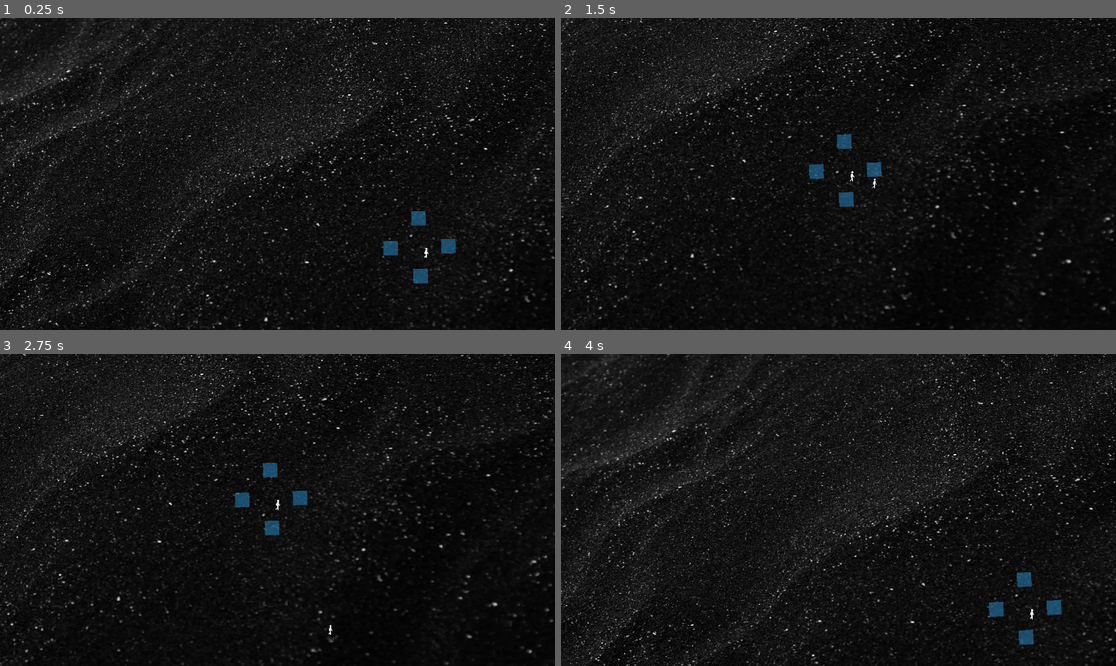
Above: before the commit, frames 1-4 (two rows, left to right).
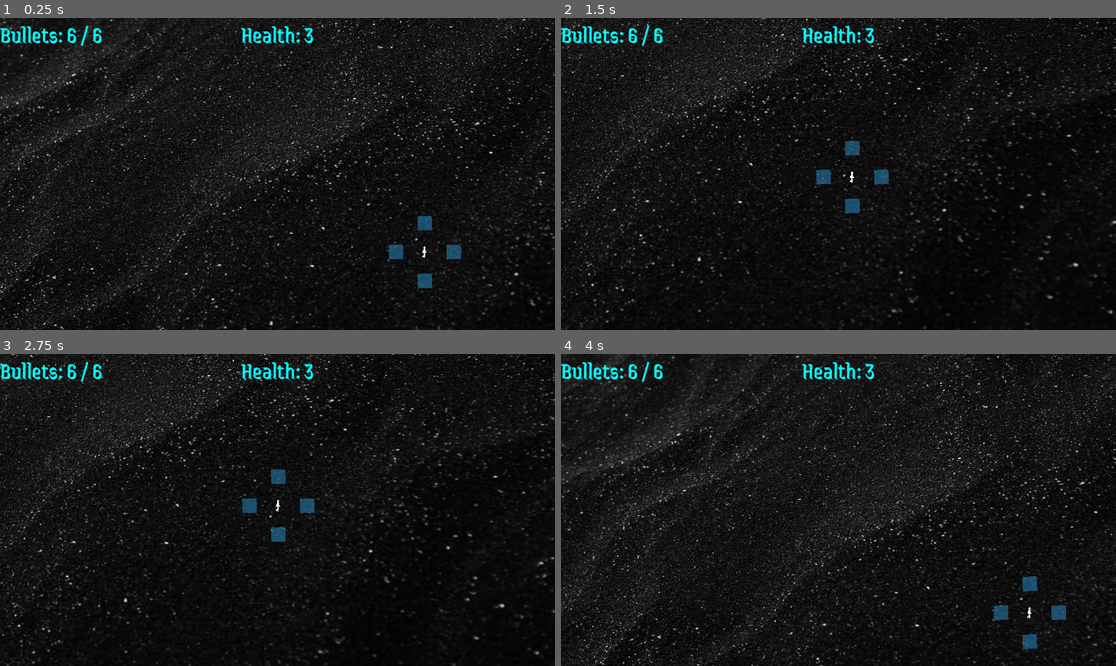
Above: after the commit, the same moments.

Repository: knandakumar25/PointAndClickRPGGame
Game: Godot game, scene res://BeachScene1.tscn
The game is run twice, just before and just after one commit, with the same random seed, the same clock (stepped at 60 frames per second) and the same inputs. This scene is started directly instead of the project's main scene.
Inputs (mouse positions are in pixels of both pictures, inside the frame that each line leads up to):
- Up to frame 1 (0.25 s): no input
- Up to frame 2 (1.5 s): tap Enter (ui_accept) at 0.5, 0.77 s; move the mouse to (844, 186) at 0.52 s; click (844, 186) at 0.6 s; move the mouse to (910, 192) at 1.27 s; click (910, 192) at 1.35 s
- Up to frame 3 (2.75 s): tap Enter (ui_accept) at 1.52 s; move the mouse to (321, 556) at 2.02 s; click (321, 556) at 2.1 s
- Up to frame 4 (4 s): move the mouse to (832, 469) at 2.77 s; click (832, 469) at 2.85 s; tap Enter (ui_accept) at 3.02, 3.77 s; move the mouse to (1005, 556) at 3.52 s; click (1005, 556) at 3.6 s

The runs differ from the first frame. In frame 1, 15% of the frame differs, in the area x 0-100%, y 0-100%; in frame 2, 10%; in frame 3, 11%; in frame 4, 15%.

Commit message:
updating enemy and bullet functionaltiy as well as ui stuff

Diff:
--- a/BeachScene1.tscn
+++ b/BeachScene1.tscn
@@ -13,6 +13,8 @@
 "points": PackedVector2Array(0, 0, 0, 0, 1129, 623, 0, 0, 0, 0, 1110, 66, 0, 0, 0, 0, 908, 73, 0, 0, 0, 0, 903, 611, 0, …(210 unchanged characters)…
 }
 point_count = 14
+
+[sub_resource type="CircleShape2D" id="CircleShape2D_efg7e"]
 
 [sub_resource type="CircleShape2D" id="CircleShape2D_1nxyk"]
 
@@ -44,30 +46,50 @@
 rotation = -1.60489
 script = ExtResource("3_vpte3")
 
-[node name="Player" type="Sprite2D" parent="Path2D/PathFollow2D"]
-position = Vector2(-12.5044, 14.5822)
-rotation = 1.58224
+[node name="Player" type="Area2D" parent="Path2D/PathFollow2D"]
+rotation = 1.5708
 scale = Vector2(0.058904, 0.0527825)
 skew = -0.0117593
-texture = ExtResource("2_w0h7e")
 script = ExtResource("4_5v6uy")
 
+[node name="Sprite2D" type="Sprite2D" parent="Path2D/PathFollow2D/Player"]
+texture = ExtResource("2_w0h7e")
+
+[node name="CollisionShape2D" type="CollisionShape2D" parent="Path2D/PathFollow2D/Player"]
+shape = SubResource("CircleShape2D_efg7e")
+
 [node name="Crew" type="Area2D" parent="Path2D/PathFollow2D"]
-position = Vector2(-12.5044, 14.5823)
-rotation = 1.58224
 scale = Vector2(0.058904, 0.0527825)
 skew = -0.0117593
 script = ExtResource("5_yeycg")
 
 [node name="Sprite2D" type="Sprite2D" parent="Path2D/PathFollow2D/Crew"]
+rotation = 1.5708
 texture = ExtResource("2_w0h7e")
 
 [node name="CollisionShape2D" type="CollisionShape2D" parent="Path2D/PathFollow2D/Crew"]
 shape = SubResource("CircleShape2D_1nxyk")
 
 [node name="Center" type="Area2D" parent="Path2D/PathFollow2D"]
-position = Vector2(661.127, -1107.1)
-rotation = 1.60489
 
 [node name="CollisionShape2D" type="CollisionShape2D" parent="Path2D/PathFollow2D/Center"]
 shape = SubResource("CircleShape2D_lp4ol")
+
+[node name="CanvasLayer" type="CanvasLayer" parent="."]
+
+[node name="BulletLabel" type="Label" parent="CanvasLayer"]
+offset_left = 0.00012207
+offset_top = -0.00012207
+offset_right = 273.0
+offset_bottom = 68.9999
+theme_override_colors/font_color = Color(0, 1, 1, 1)
+theme_override_font_sizes/font_size = 50
+text = "Testing 123"
+
+[node name="HealthLabel" type="Label" parent="CanvasLayer"]
+offset_left = 500.0
+offset_right = 773.0
+offset_bottom = 69.0
+theme_override_colors/font_color = Color(0, 1, 1, 1)
+theme_override_font_sizes/font_size = 50
+text = "Testing 123"
--- a/crew.gd
+++ b/crew.gd
@@ -1,10 +1,11 @@
 extends Area2D
 
+@onready var health_label: Label = $"../../../CanvasLayer/HealthLabel"
 @onready var parent = get_parent() as PathFollow2D
 var health := 3
 
 func _ready() -> void:
-	pass
+	update_health_label()
 
 func _process(delta: float) -> void:
 	if parent is PathFollow2D:
@@ -14,5 +15,9 @@
 
 func take_damage(amount: int):
 	health -= amount
+	update_health_label()
 	if health <= 0:
-		queue_free()
+		get_tree().reload_current_scene()
+
+func update_health_label():
+	health_label.text = "Health: %d" % health
--- a/path_2d.gd
+++ b/path_2d.gd
@@ -2,7 +2,7 @@
 
 @onready var crew = $PathFollow2D/Crew
 @onready var player = $PathFollow2D/Player
-@export var spawn_interval := 2.5
+@export var spawn_interval := 5
 var spawn_timer := 0.0
 var speed := 75.0
 
--- a/path_follow_2d.gd
+++ b/path_follow_2d.gd
@@ -8,6 +8,7 @@
 signal clicked_direction(direction)
 
 func _ready():
+	set_rotates(false)
 	set_process(true)
 
 func _process(delta):
@@ -16,10 +17,10 @@
 
 func update_click_areas():
 	var directions = {
-		"up": Vector2(0, -distance),
-		"down": Vector2(0, distance),
-		"left": Vector2(-distance, 0),
-		"right": Vector2(distance, 0),
+		"up": Vector2(0, -distance).rotated(-rotation),
+		"down": Vector2(0, distance).rotated(-rotation),
+		"left": Vector2(-distance, 0).rotated(-rotation),
+		"right": Vector2(distance, 0).rotated(-rotation),
 	}
 
 	for dir in directions.keys():
@@ -47,6 +48,9 @@
 			area.connect("input_event", Callable(self, "_on_click_area_input").bind(dir))
 
 		area.position = directions[dir]
+		area.monitoring = true
+		area.set_collision_layer_value(1, true)
+		area.set_collision_mask_value(1, true)
 
 func _on_click_area_input(viewport, event, shape_idx, dir):
 	if event is InputEventMouseButton:
@@ -57,13 +61,13 @@
 			match dir:
 				"up":
 					player.position = Vector2(0, 0)
-					player.position += Vector2(0, -move_amount)
+					player.position += Vector2(move_amount, 0)
 				"down":
 					player.position = Vector2(0, 0)
-					player.position += Vector2(0, move_amount)
+					player.position += Vector2(-move_amount, 0)
 				"left":
 					player.position = Vector2(0, 0)
-					player.position += Vector2(-move_amount, 0)
+					player.position += Vector2(0, -move_amount)
 				"right":
 					player.position = Vector2(0, 0)
-					player.position += Vector2(move_amount, 0)
+					player.position += Vector2(0, move_amount)
--- a/player.gd
+++ b/player.gd
@@ -1,17 +1,53 @@
-extends Sprite2D
+extends Area2D
 
+@onready var bullet_label: Label = $"../../../CanvasLayer/BulletLabel"
 @onready var parent = get_parent() as PathFollow2D
 var bullet_speed := 400.0
+var bullets_left := 6
+var max_bullets := 6
+var is_reloading := false
+var reload_popup: Label
+var reload_timer: Timer
+
+func _ready():
+	# Create the popup label
+	reload_popup = Label.new()
+	reload_popup.text = ""
+	reload_popup.visible = false
+	reload_popup.set_position(Vector2(0, -50))
+	add_child(reload_popup)
+
+	# Timer for reload
+	reload_timer = Timer.new()
+	reload_timer.wait_time = 3.0
+	reload_timer.one_shot = true
+	reload_timer.connect("timeout", Callable(self, "_on_reload_complete"))
+	add_child(reload_timer)
+
+	update_bullet_label()
 
 func _process(delta: float) -> void:
 	if parent is PathFollow2D:
-		parent.set_progress(parent.get_progress() + 10 * delta)
+		parent.set_progress(parent.get_progress() + 1 * delta)
 
 	if Input.is_action_just_pressed("ui_accept"):
 		get_tree().reload_current_scene()
 
+	var direction = get_current_click_area()
 	if Input.is_action_just_pressed("click"):
-		shoot_bullet(get_global_mouse_position())
+
+		if bullets_left <= 0:
+			start_reload()
+			return
+
+		if direction != "":
+			var target = get_global_mouse_position()
+			if can_shoot_toward(direction, target):
+				shoot_bullet(target)
+				bullets_left -= 1
+				update_bullet_label()
+				if bullets_left == 0:
+					start_reload()
 
 func shoot_bullet(target_position: Vector2):
 	var bullet = Area2D.new()
@@ -41,7 +77,6 @@
 func _on_area_entered(area):
 	if area.is_in_group("Enemy"):
 		if area.has_method("take_damage"):
-			print("hit enemy")
 			area.call("take_damage", 1)
 		queue_free()
 """
@@ -55,9 +90,65 @@
 	bullet.add_child(sprite)
 
 	var collision = CollisionShape2D.new()
-	var shape = CircleShape2D.new()
-	shape.radius = 4
+	var shape = RectangleShape2D.new()
+	shape.size = Vector2(6, 6)
 	collision.shape = shape
 	bullet.add_child(collision)
 
 	get_tree().current_scene.call_deferred("add_child", bullet)
+
+func start_reload():
+	if is_reloading:
+		return
+	is_reloading = true
+	update_bullet_label()
+	reload_timer.start()
+
+func _on_reload_complete():
+	is_reloading = false
+	bullets_left = max_bullets
+	update_bullet_label()
+
+func get_current_click_area() -> String:
+	var path_follow = get_parent() as PathFollow2D
+	if not path_follow:
+		return ""
+
+	var directions = ["up", "down", "left", "right"]
+	for dir in directions:
+		var area_name = "click_" + dir
+		var area = path_follow.get_node_or_null(area_name)
+		if area and area is Area2D:
+			if area.get_overlapping_areas().has(self):
+				return dir
+	return ""
+
+func can_shoot_toward(direction: String, target_pos: Vector2) -> bool:
+	var path_follow = get_parent() as PathFollow2D
+	if not path_follow:
+		return false
+
+	var area_name = "click_" + direction
+	var area = path_follow.get_node_or_null(area_name)
+	if not area:
+		return false
+
+	var center = area.global_position
+
+	match direction:
+		"left":
+			return target_pos.x < center.x
+		"right":
+			return target_pos.x > center.x
+		"up":
+			return target_pos.y < center.y
+		"down":
+			return target_pos.y > center.y
+
+	return false
+
+func update_bullet_label():
+	if is_reloading:
+		bullet_label.text = "Reloading..."
+	else:
+		bullet_label.text = "Bullets: %d / %d" % [bullets_left, max_bullets]
Not shown: 1 places in BeachScene1.tscn that only renumber resources
